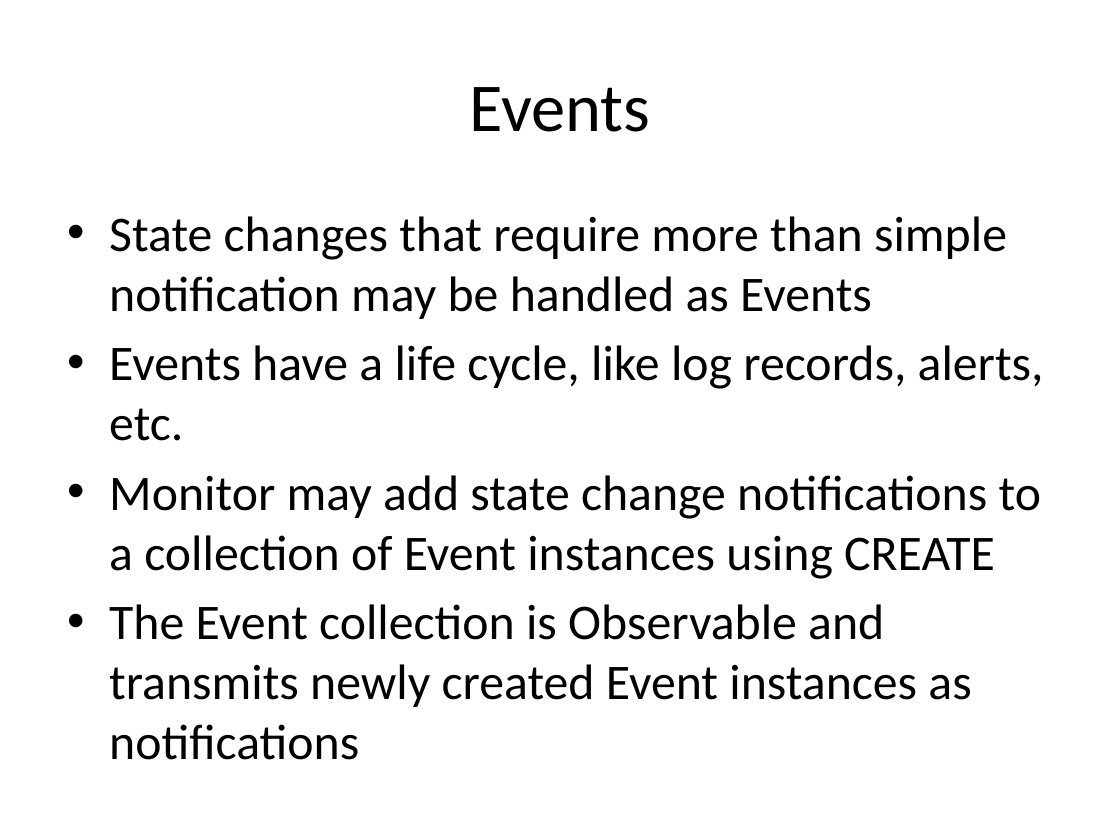
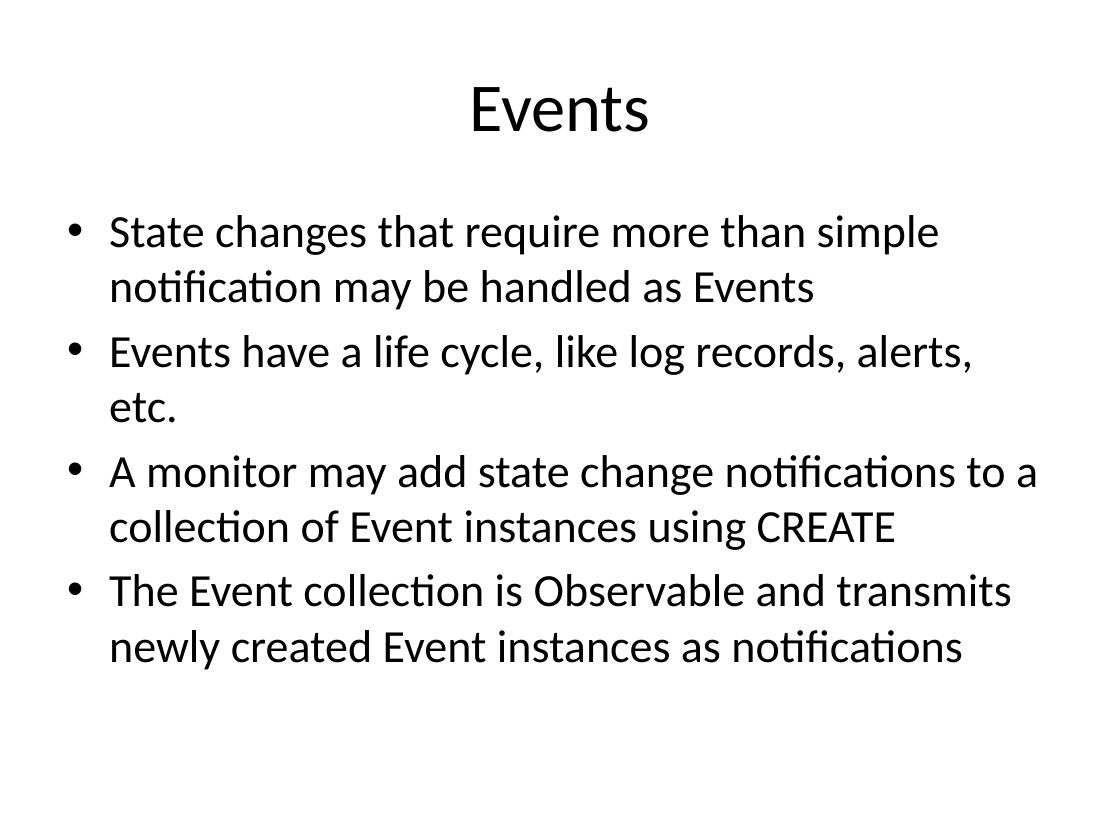
Before and after one commit to connectIOT/iotivity-servient, a slide deck: slide 9 of docs/RESTful Notification.pptx. Drawn at 1120x840 pixels with LibreOffice and Linux fonts; fonts in the diff are those of the drawing. Boxes give left, top, right and bottom in pixels: in the first picture for what was removed or moved away, otherwise in the second. Text is boxed around its words. In the diff, an @@ line names an element or a change of style, - is before the commit and + after.

```diff
--- a/docs/RESTful Notification.pptx
+++ b/docs/RESTful Notification.pptx
@@ text at (109,215,1011,670): size 32 to 29.6 pt in "State changes that require more than simple ...", "Events have a life cycle, like log ...", "The Event collection is Observable and transmits ..." @@
@@ text at (109,455,1038,550): text changed; size 32 to 29.6 pt @@
-• Monitor may add state change notifications to a collection of Event instances using CREATE
+• A monitor may add state change notifications to a collection of Event instances using CREATE
```
Also in this commit, not shown: 3 other slides changed, 1 slide removed, 1 other file.
